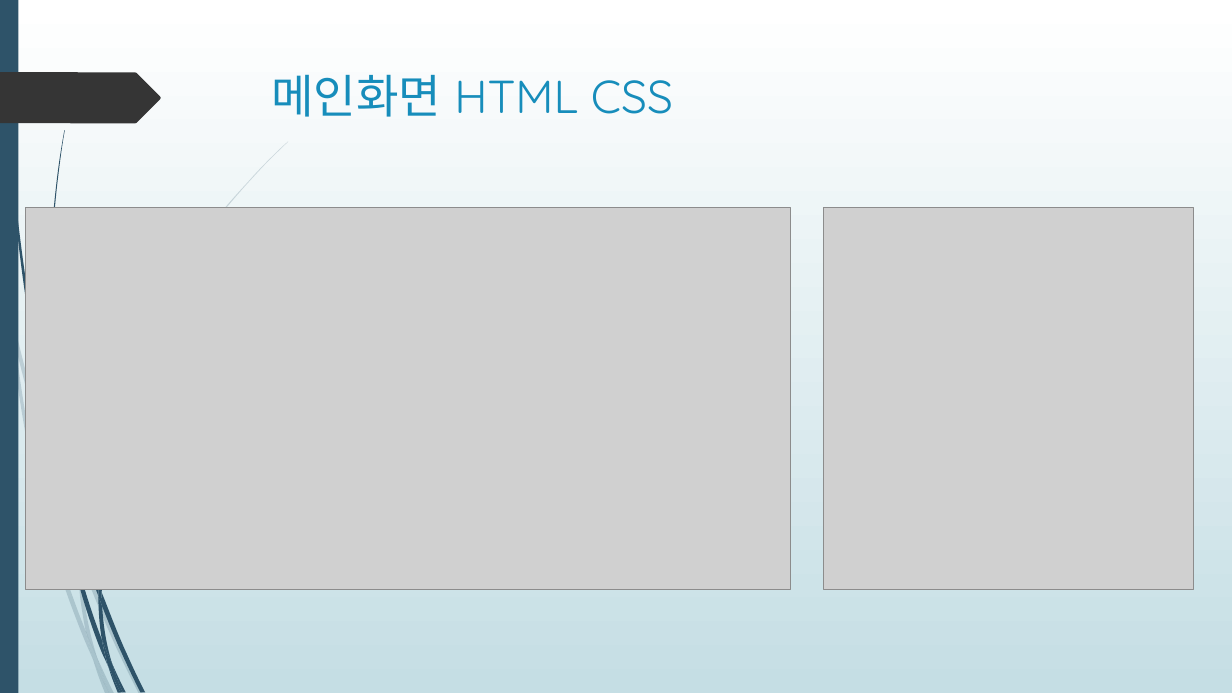
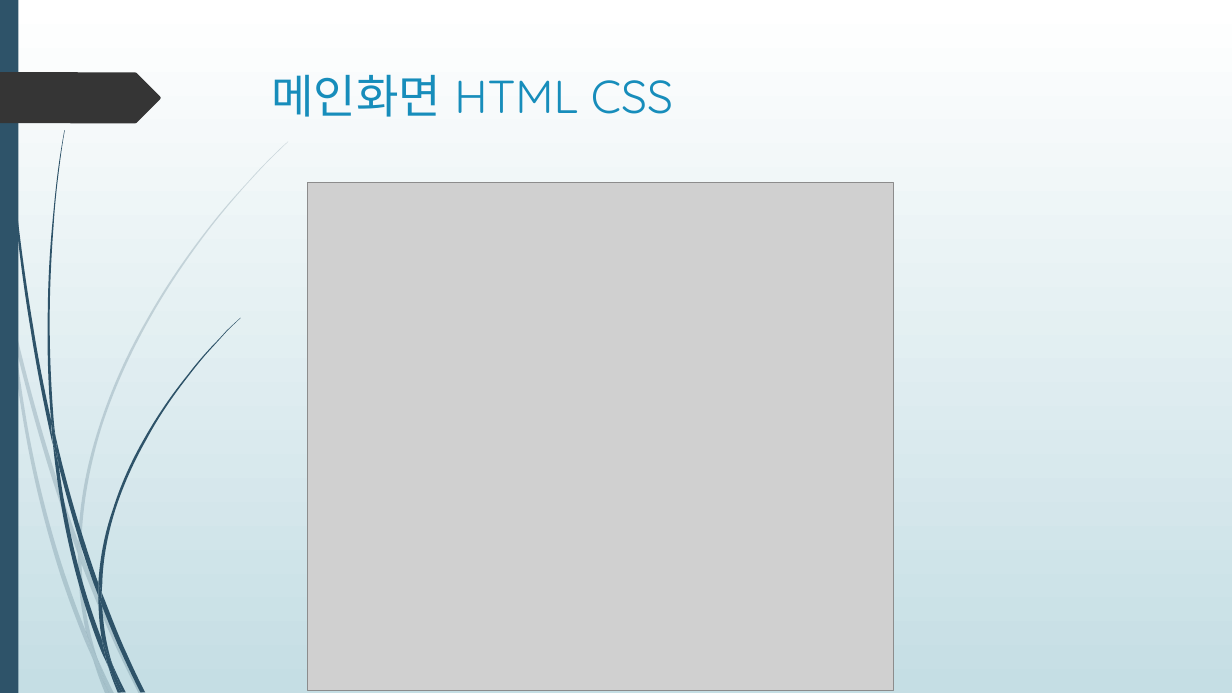
Before and after one commit to SungHyunGimHae/HTML-CSS-Casino-Wep-Page, a slide deck: slide 4 of HTML CSS.pptx. Drawn at 1232x693 pixels with LibreOffice and Linux fonts; fonts in the diff are those of the drawing; grey boxes stand for pictures. Boxes give left, top, right and bottom in pixels: in the first picture for what was removed or moved away, otherwise in the second. Text is boxed around its words. In the diff, an @@ line names an element or a change of style, - is before the commit and + after.

Commit message:
ppt

```diff
--- a/HTML CSS.pptx
+++ b/HTML CSS.pptx
@@ picture removed at (25, 208, 790, 590) @@
@@ picture: place and size @@
-picture at (823, 208, 1193, 590)
+picture at (308, 183, 893, 691)
@@ freeform shape added at (51, 415, 59, 467), fill #2E5369 @@
@@ freeform shape added at (78, 542, 81, 564), fill #2E5369 at 20% opacity @@
```
Also in this commit, not shown: 4 other slides changed.
